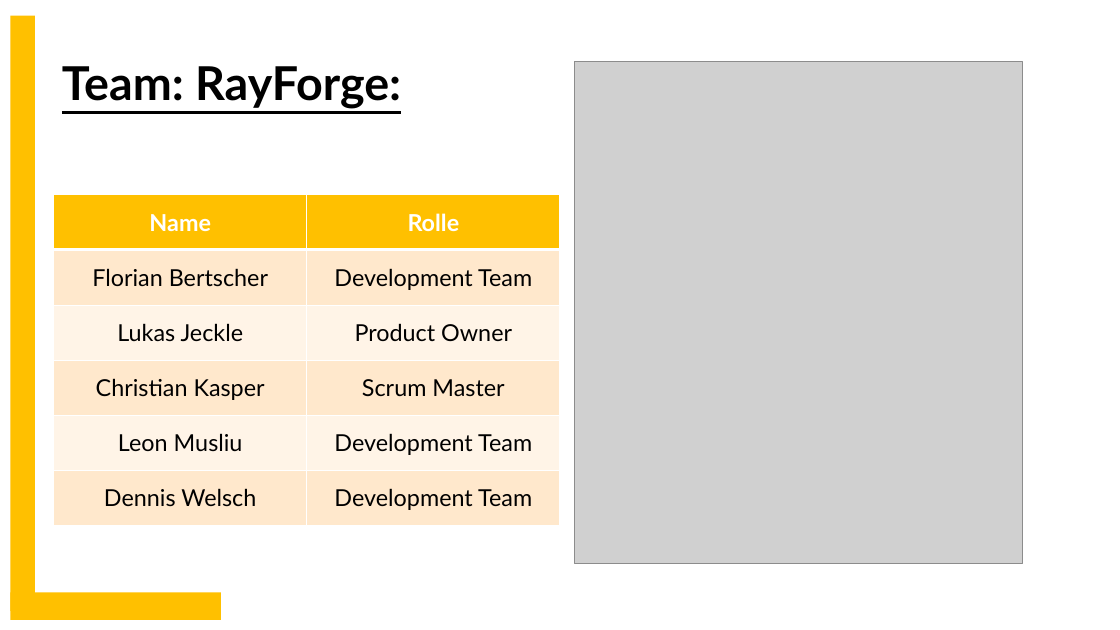
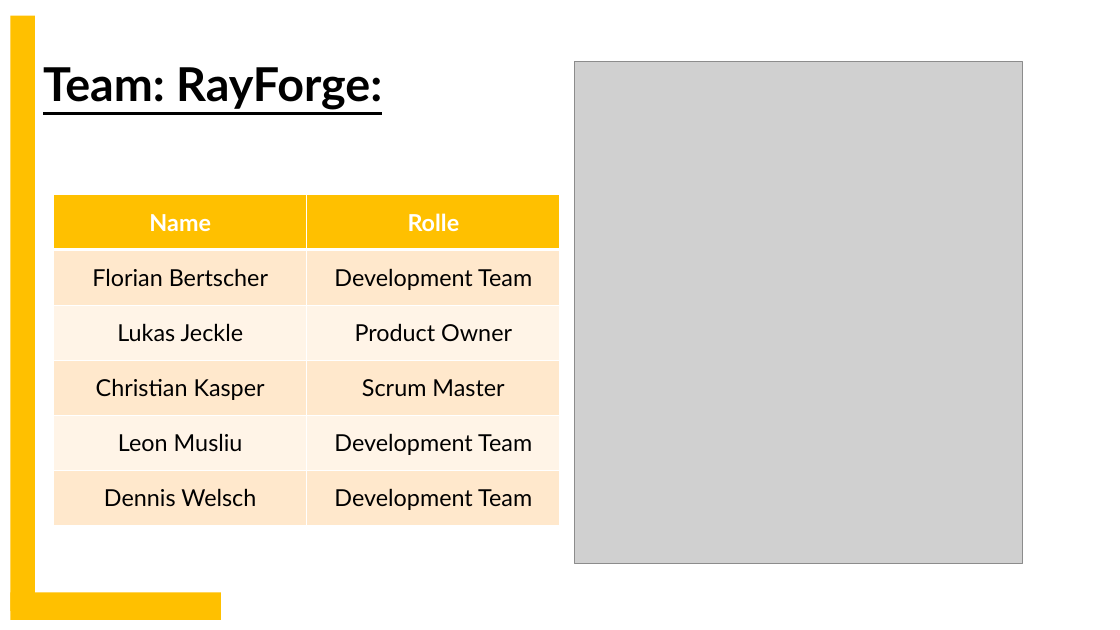
Before and after one commit to lgndluke/RaytRazor, a slide deck: slide 1 of 3. Präsentation/3.1 Präsentationsunterlagen/03_Team_RayForge_Release_Management-Präsentation.pptx. Drawn at 1120x630 pixels with LibreOffice and Linux fonts; fonts in the diff are those of the drawing; grey boxes stand for pictures. Boxes give left, top, right and bottom in pixels: in the first picture for what was removed or moved away, otherwise in the second. Text is boxed around its words. In the diff, an @@ line names an element or a change of style, - is before the commit and + after.

Commit message:
03_Team_RayForge_Release_Management-Präsentation.pptx: Erste Präsentations-Platzhalter eingefügt.

```diff
--- a/3. Präsentation/3.1 Präsentationsunterlagen/03_Team_RayForge_Release_Management-Präsentation.pptx
+++ b/3. Präsentation/3.1 Präsentationsunterlagen/03_Team_RayForge_Release_Management-Präsentation.pptx
@@ text "Team: RayForge:": place and size @@
-text "Team: RayForge:" at (62, 66, 401, 109)
+text "Team: RayForge:" at (43, 67, 382, 110)
```
Also in this commit, not shown: 5 slides added.
